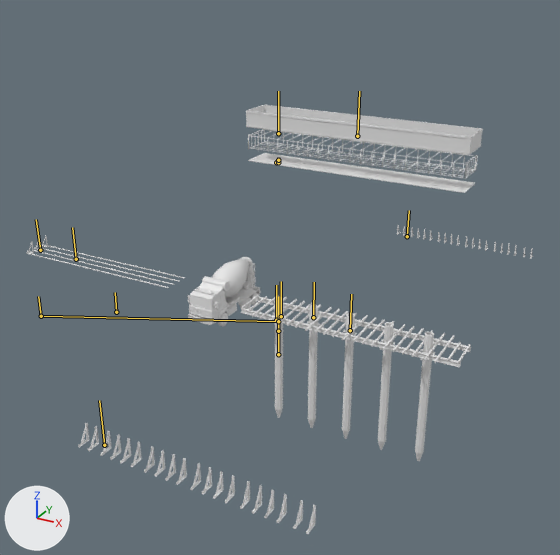
The FBX model Assets/AnimationScenes/Models/scene_03.fbx, before and after one commit.
Before and after are seen from a 50 mm lens placed at (28.5, -51.5, 33.1), pointed at (-2.2, 4.2, 5.2). Every picture has the same lights, and +X, +Y and +Z are marked at lower left. Both versions are drawn at frame 181 of the action 'Armature|anim_scene_03'; the numbers are the values there. The bones that bend it are drawn over the model as lines.

Objects in the first picture: 'mixer_truck', 'tiang_pancang_cor', 'tiang_pancang_steel_cage', 'tiang_pancang_wood_cage', 'tiang_pancang_wood_plank'.
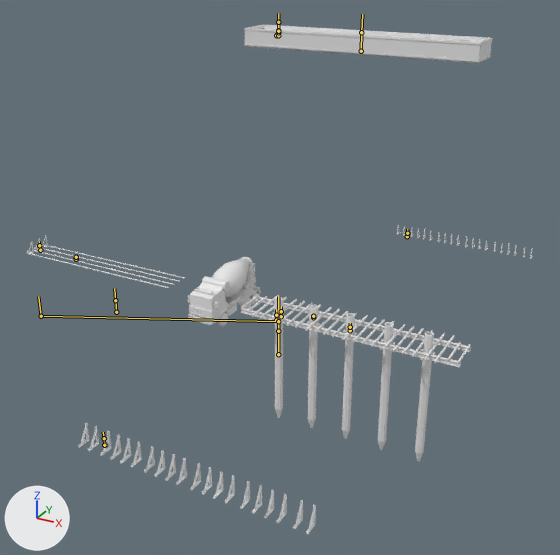
Changed parts and their boxes (x1, y1, x2, y2) in the pictures (560 x 555 px):
'tiang_pancang_wood_cage', posed (25% shorter): before (246, 105, 483, 155); after (244, 25, 492, 62)
'tiang_pancang_wood_plank', posed: before (248, 153, 475, 193); after (288, 30, 473, 42)
'tiang_pancang_steel_cage', posed (29% shorter): before (248, 129, 478, 179); after (247, 29, 488, 64)
bone 'steel_cage', root to tip: before (278, 133) to (278, 91); after (278, 30) to (278, 22)
bone 'wooden_cage', root to tip: before (357, 136) to (359, 91); after (361, 51) to (361, 32)
bone 'wood_plank', root to tip: before (276, 162) to (276, 160); after (276, 35) to (276, 33)

The edits, one by one:
Bone 'steel_cage' (bone_steel_cage) moves from (0.0, 13.54, 0.0) to (0.0, 21.09, 0.0).
Bone 'wooden_cage' (bone_wooden_cage) moves from (0.0, 15.34, 0.0) to (0.0, 21.3, 0.0).
Bone 'wood_plank' (bone_wood_plank) moves from (0.0, 12.65, 0.0) to (0.0, 22.15, 0.0).
